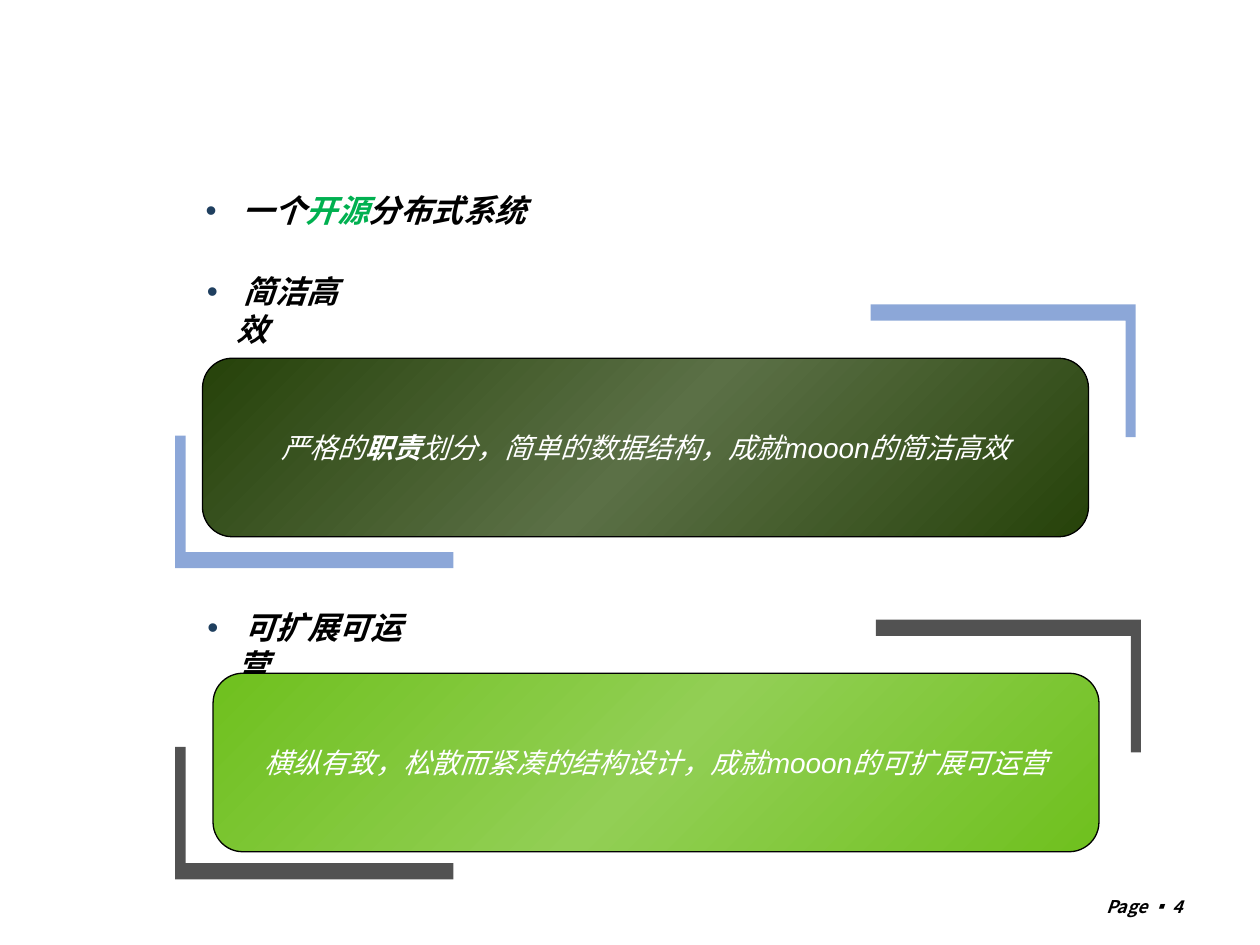
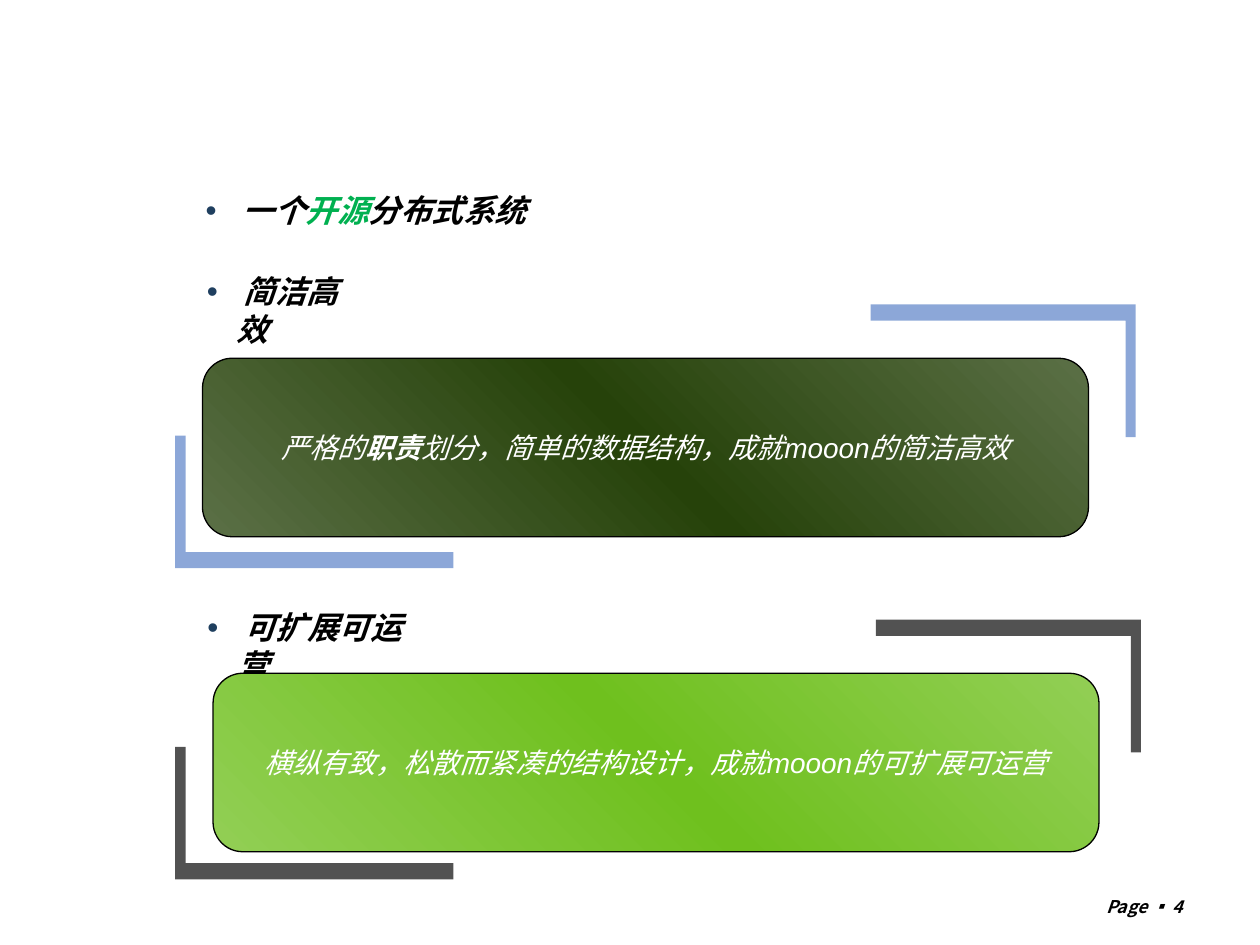
Before and after one commit to machicao2013/mooon, a slide deck: slide 4 of distributed_platform/docs/mooon.ppt. Drawn at 1260x945 pixels with LibreOffice and Linux fonts; fonts in the diff are those of the drawing; background and template pictures are left out. Boxes give left, top, right and bottom in pixels: in the first picture for what was removed or moved away, otherwise in the second. Text is boxed around its words. In the diff, an @@ line names an element or a change of style, - is before the commit and + after.

```diff
--- a/distributed_platform/docs/mooon.ppt
+++ b/distributed_platform/docs/mooon.ppt
@@ rounded rectangle "严格的职责划分，简单的数据结构，成就mooon的简洁高效" at [203, 358, 1089, 537]: fill gradient #26420A to #5B7046 to gradient #5B7046 to #26420A @@
@@ rounded rectangle "横纵有致，松散而紧凑的结构设计，成就mooon的可扩展可运营" at [213, 673, 1099, 852]: fill gradient #6FC01E to #92CF55 to gradient #92CF55 to #6FC01E @@
```
Also in this commit, not shown: 8 other slides changed, 10 slides added, 2 slides removed, 1 other file.
